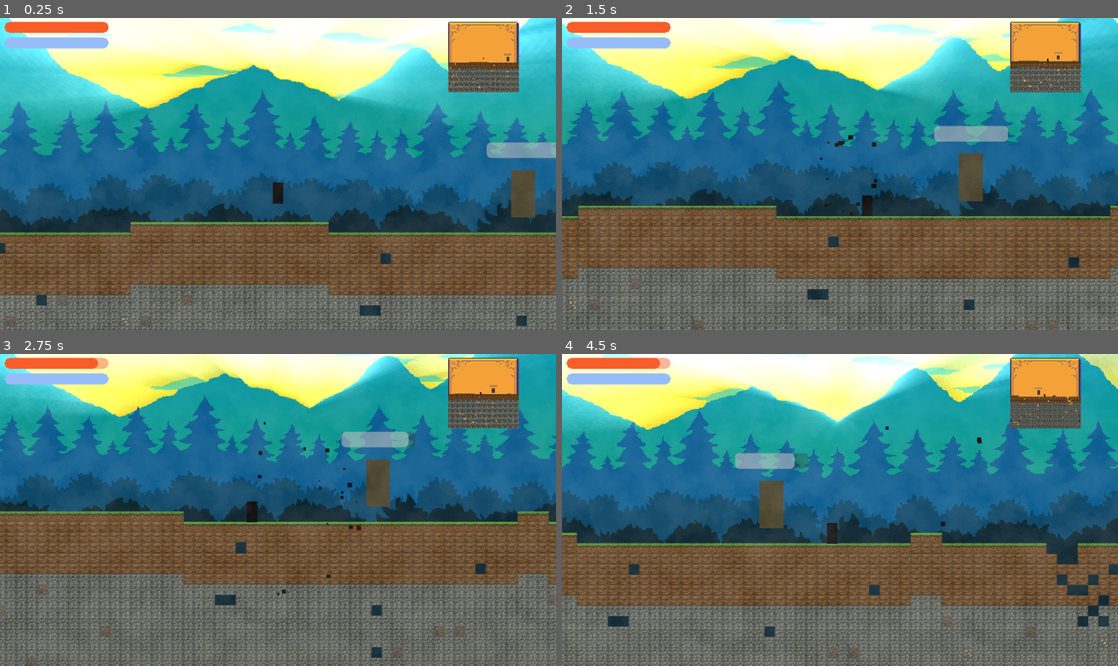
Above: before the commit, frames 1-4 (two rows, left to right).
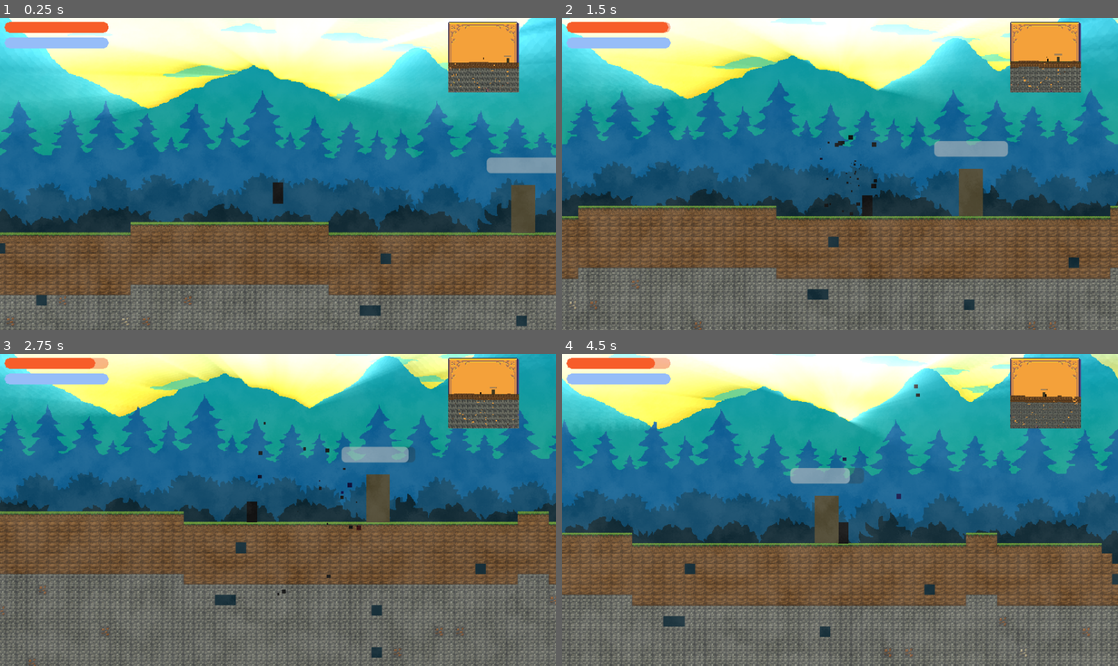
Above: after the commit, the same moments.

Repository: terriblepanic/first-game
Game: Godot game, scene res://scenes/Main.tscn
Two runs of this game, one before a commit and one after it. Both use one fixed random seed, a clock stepped at 60 frames per second and the inputs below.
Inputs (mouse positions are in pixels of both pictures, inside the frame that each line leads up to):
- Up to frame 1 (0.25 s): no input
- Up to frame 2 (1.5 s): move the mouse to (962, 158) at 0.52 s; hold D (move_right) from 0.53 s (still down); click (962, 158) at 0.6 s; tap Space (jump) at 0.77 s; move the mouse to (728, 189) at 1.27 s; click (728, 189) at 1.35 s
- Up to frame 3 (2.75 s): tap Space (jump) at 1.52 s; move the mouse to (333, 441) at 2.02 s; release D (move_right) at 2.03 s; hold A (move_left) from 2.03 s (still down); right-click (333, 441) at 2.1 s; click (333, 441) at 2.3 s
- Up to frame 4 (4.5 s): move the mouse to (812, 572) at 2.77 s; release A (move_left) at 2.78 s; hold D (move_right) 2.78-4.28 s; click (812, 572) at 2.85 s; tap Space (jump) at 3.02, 3.77 s; move the mouse to (1006, 556) at 3.52 s; click (1006, 556) at 3.6 s; move the mouse to (673, 463) at 4.27 s; hold A (move_left) from 4.28 s (still down); right-click (673, 463) at 4.35 s

The runs differ from the first frame. In frame 1, 1.6% of the frame differs, in the area x 87-100%, y 11-69%; in frame 2, 1.7%; in frame 3, 1.7%; in frame 4, 32%, in the area x 0-100%, y 0-100%.

Commit message:
Enemy physics

Diff:
--- a/scenes/Main.tscn
+++ b/scenes/Main.tscn
@@ -85,7 +85,7 @@
 position_smoothing_enabled = true
 
 [node name="Enemy" parent="." instance=ExtResource("2")]
-position = Vector2(328, 28)
+position = Vector2(328, 42)
 
 [node name="ParallaxBackground" type="ParallaxBackground" parent="."]
 
--- a/scenes/enemy.tscn
+++ b/scenes/enemy.tscn
@@ -85,7 +85,8 @@
 turbulence_initial_displacement_min = 1.49012e-06
 turbulence_initial_displacement_max = 5.4
 
-[node name="Enemy" type="Area2D"]
+[node name="Enemy" type="RigidBody2D"]
+z_index = 1
 script = ExtResource("1")
 
 [node name="Sprite2D" type="Sprite2D" parent="."]
--- a/scripts/enemy.gd
+++ b/scripts/enemy.gd
@@ -1,9 +1,8 @@
-# Enemy.gd
-extends Area2D
+extends RigidBody2D
 
 @export var max_health := 10
-@export var attack_cooldown := 2.0  # время между атаками в секундах
-@export var attack_damage := 10      # урон за одну атаку
+@export var attack_cooldown := 2.0
+@export var attack_damage := 10
 
 @onready var health_bar        = $HPBar/ProgressBar
 @onready var health_bar_timer  = $HealthBarTimer
@@ -16,11 +15,8 @@
 var health := max_health
 
 func _ready() -> void:
-	# прячем область атаки до первого удара
 	attack_area.monitoring = false
-	# сигналы
 	attack_area.body_entered.connect(_on_attack_area_body_entered)
-	# стартуем первый отсчёт
 	attack_timer.wait_time = attack_cooldown
 	attack_timer.start()
 
@@ -45,17 +41,14 @@
 	$HPBar.visible = false
 
 func _on_attack_timer_timeout() -> void:
-	# проигрываем анимацию атаки и включаем зону удара
 	attack_animation.restart()
 	attack_area.monitoring = true
-
-	# ждём, пока частицы (эффект атаки) отработают
 	await get_tree().create_timer(attack_animation.lifetime).timeout
-
-	# выключаем зону удара и снова запускаем отсчёт до следующей атаки
 	attack_area.monitoring = false
 	attack_timer.start()
 
 func _on_attack_area_body_entered(body: Node) -> void:
+	if body == self:
+		return
 	if body.has_method("take_damage"):
 		body.take_damage(attack_damage)
--- a/scripts/player.gd
+++ b/scripts/player.gd
@@ -28,7 +28,7 @@
 
 func _ready() -> void:
 	attack_area.monitoring = false
-	attack_area.area_entered.connect(_on_attack_area_entered)
+	attack_area.body_entered.connect(_on_attack_area_body_entered)
 	emit_signal("health_changed", health, max_health)
 	emit_signal("mana_changed", mana, max_mana)
 
@@ -65,9 +65,9 @@
 	_attack_timer = attack_cooldown
 	attack_area.monitoring = true
 
-func _on_attack_area_entered(area: Area2D) -> void:
-	if area.has_method("take_damage"):
-		area.take_damage(1)
+func _on_attack_area_body_entered(body: Node) -> void:
+	if body.has_method("take_damage"):
+		body.take_damage(1)
 
 func take_damage(amount: int) -> void:
 	health = clamp(health - amount, 0, max_health)
